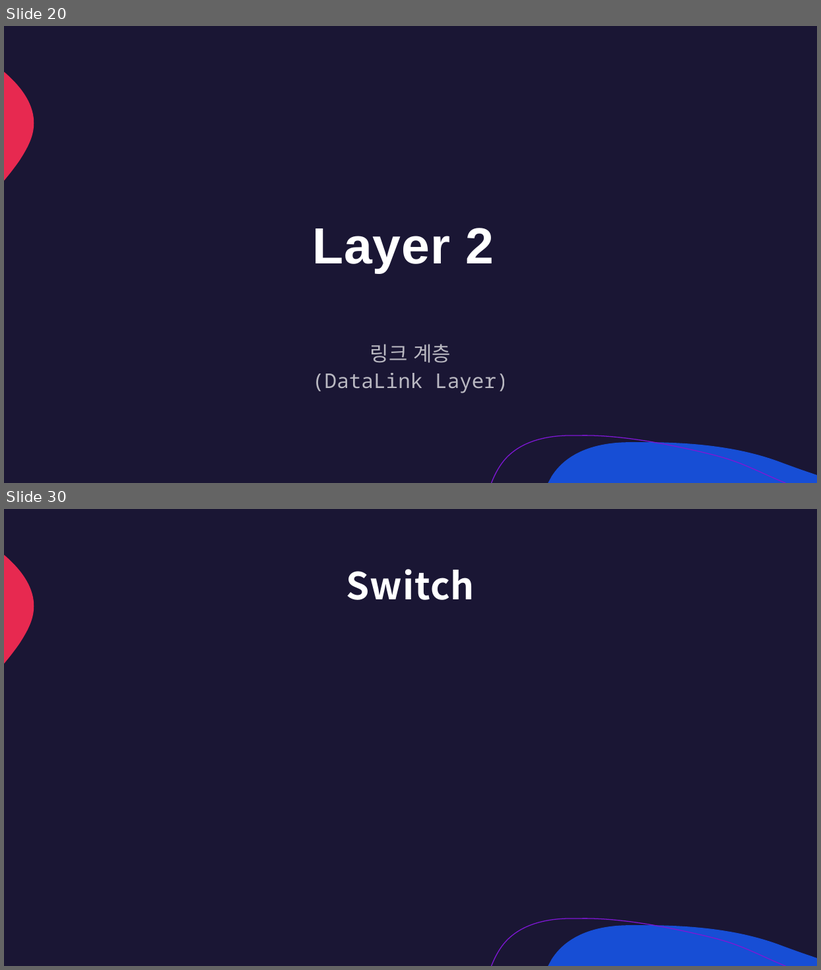
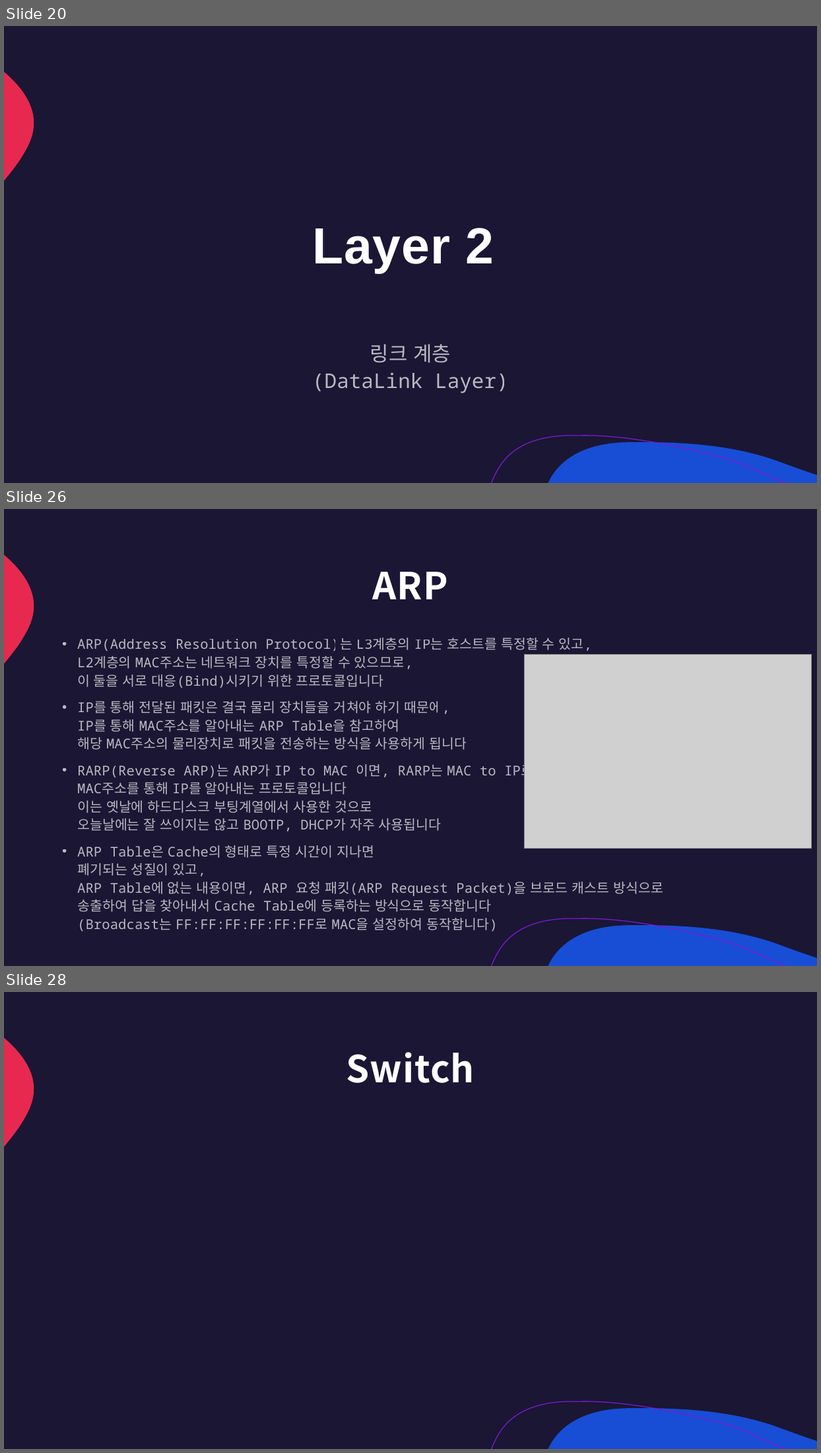
Before and after one commit to lumen4723/2024_network, a slide deck: 3.pptx. Shown one above the other, each under a label of ours: slides 20 and 30 before the commit, slides 20, 26 and 28 after it; the slides between them are not shown. The pictures are 821x970 and 821x1453 pixels, drawn with LibreOffice and Linux fonts; fonts in the diff are those of the drawing; grey boxes stand for pictures. Boxes give left, top, right and bottom in pixels: in the first picture for what was removed or moved away, otherwise in the second. Text is boxed around its words. In the diff, an @@ line names an element or a change of style, - is before the commit and + after.

```diff
--- a/3.pptx
+++ b/3.pptx
@@ slide 26 added at [4, 509, 817, 966], background #1A1634; not listed: 3 template elements that a slide beside it also shows @@
@@ title added at [373, 572, 448, 599], 44 pt, text #FFFFFF, bold @@
+ARP
@@ text added at [77, 638, 663, 931], 16 pt, text #FFFFFF at 70% opacity @@
+• ARP(Address Resolution Protocol)는 L3계층의 IP는 호스트를 특정할 수 있고,
+  L2계층의 MAC주소는 네트워크 장치를 특정할 수 있으므로,
+  이 둘을 서로 대응(Bind)시키기 위한 프로토콜입니다
+• IP를 통해 전달된 패킷은 결국 물리 장치들을 거쳐야 하기 때문에,
+  IP를 통해 MAC주소를 알아내는 ARP Table을 참고하여
+  해당 MAC주소의 물리장치로 패킷을 전송하는 방식을 사용하게 됩니다
+• RARP(Reverse ARP)는 ARP가 IP to MAC 이면, RARP는 MAC to IP로
+  MAC주소를 통해 IP를 알아내는 프로토콜입니다
+  이는 옛날에 하드디스크 부팅계열에서 사용한 것으로
+  오늘날에는 잘 쓰이지는 않고 BOOTP, DHCP가 자주 사용됩니다
+• ARP Table은 Cache의 형태로 특정 시간이 지나면
+  폐기되는 성질이 있고,
+  ARP Table에 없는 내용이면, ARP 요청 패킷(ARP Request Packet)을 브로드 캐스트 방식으로
+  송출하여 답을 찾아내서 Cache Table에 등록하는 방식으로 동작합니다
+  (Broadcast는 FF:FF:FF:FF:FF:FF로 MAC을 설정하여 동작합니다)
@@ picture added at [524, 655, 812, 850] @@
@@ what was slide 30 is now slide 28 @@
```
Also in this commit, not shown: 11 slides changed, 7 other slides added, 10 slides removed, 1 other file.
